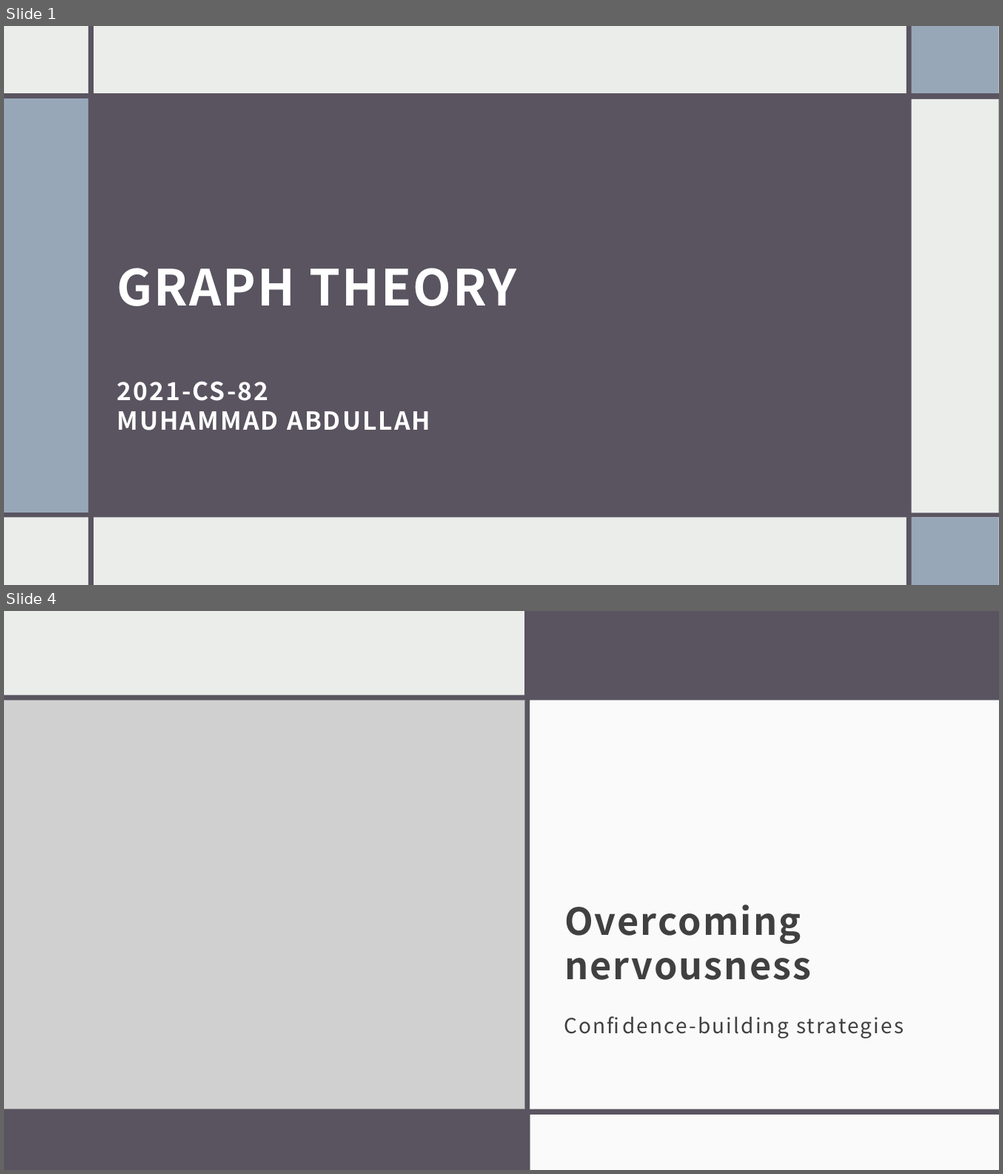
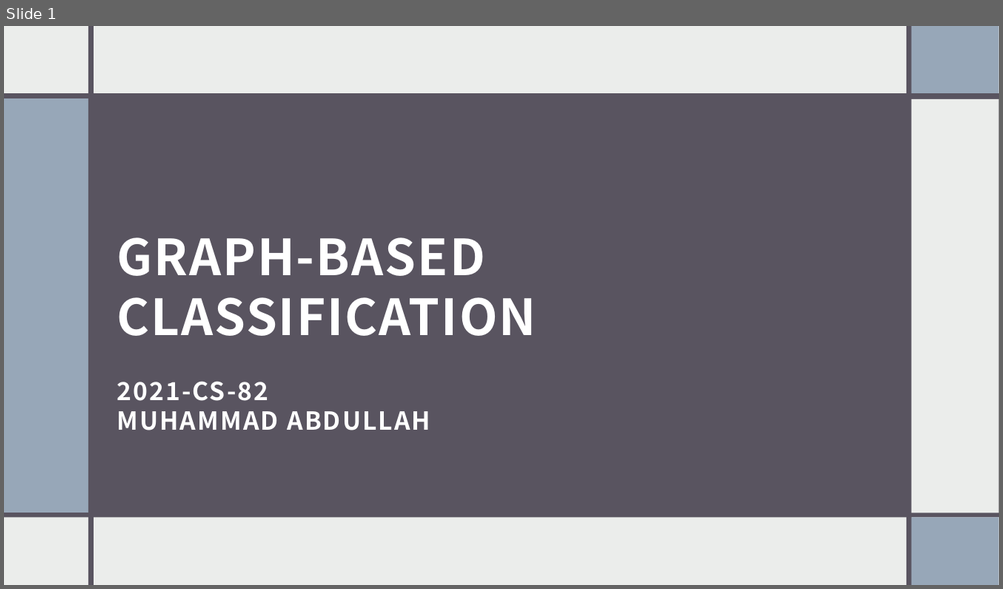
Before and after one commit to muhammadabdullah660/Graph-Based-Classification, a slide deck: Slides.pptx. Shown one above the other, each under a label of ours: slides 1 and 4 before the commit, slide 1 after it; the slides between them are not shown. The pictures are 1003x1174 and 1003x589 pixels, drawn with LibreOffice and Linux fonts; fonts in the diff are those of the drawing; grey boxes stand for pictures. Boxes give left, top, right and bottom in pixels: in the first picture for what was removed or moved away, otherwise in the second. Text is boxed around its words. In the diff, an @@ line names an element or a change of style, - is before the commit and + after.

```diff
--- a/Slides.pptx
+++ b/Slides.pptx
@@ slide 4 removed at (4,611,999,1170), background #EBEDEB @@
@@ rectangle removed at (4,611,999,1170) @@
@@ rectangle removed at (384,612,389,1170) @@
@@ rectangle removed at (389,611,999,1170) @@
@@ rectangle removed at (525,611,530,1170) @@
@@ rectangle removed at (527,611,999,698) @@
@@ rectangle removed at (4,695,999,701) @@
@@ picture removed at (4,701,525,1111) @@
@@ rectangle removed at (530,701,999,1111) @@
@@ title removed at (564,905,811,980) @@
-Overcoming nervousness
@@ subtitle removed at (622,1017,903,1039) @@
-Confidence-building strategies
@@ rectangle removed at (4,1113,530,1170) @@
@@ rectangle removed at (4,1110,999,1115) @@
@@ rectangle removed at (530,1114,999,1170) @@
@@ slide 1 changed as well @@
@@ title at (117,238,537,336): text changed @@
-GRAPH THEORY
+GRAPH-BASED CLASSIFICATION
```
Also in this commit, not shown: 1 other slide changed, 8 slides added, 10 other slides removed, 5 other files.
